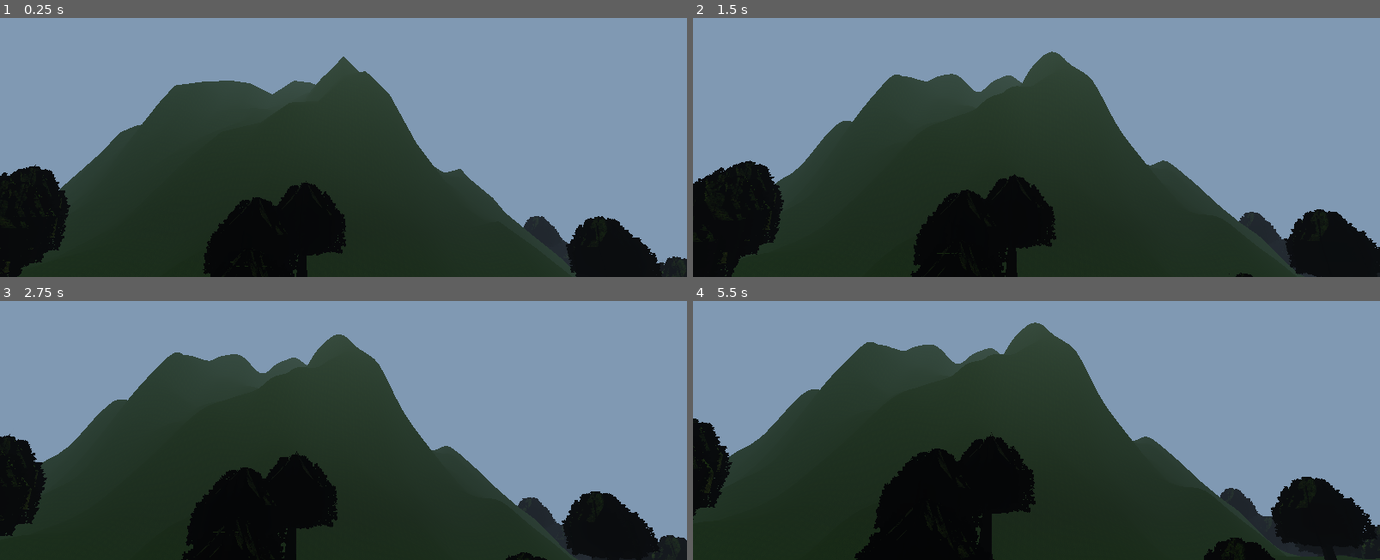
Above: before the commit, frames 1-4 (two rows, left to right).
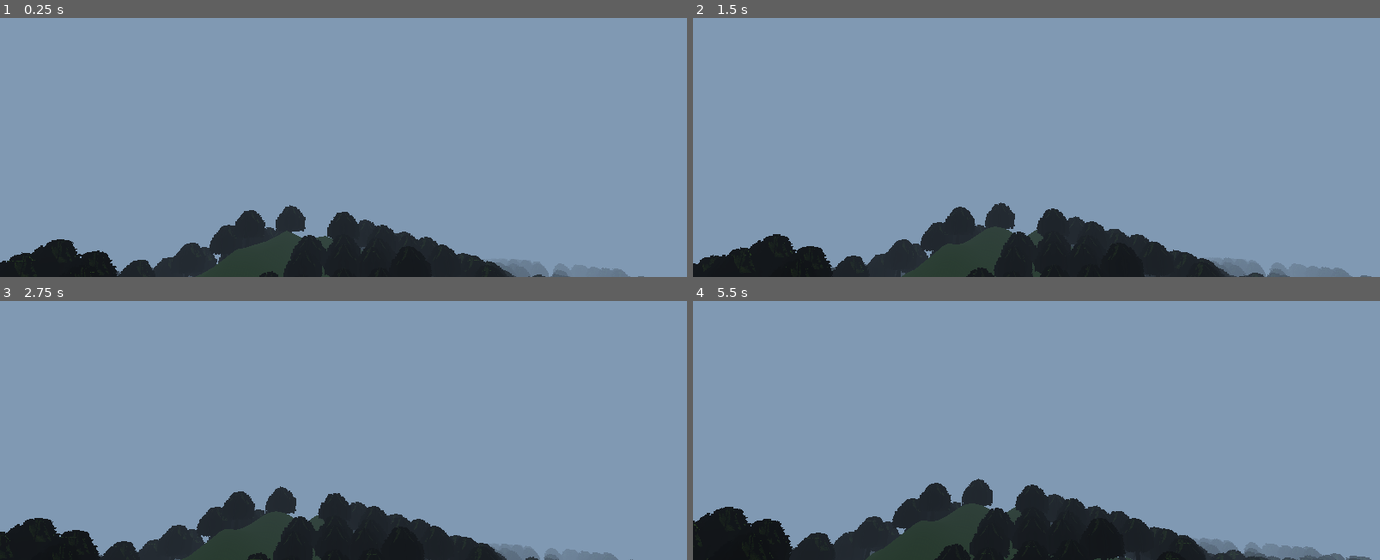
Above: after the commit, the same moments.

Repository: itaden1/webRPG
Game: Godot game, scene res://Scenes/World.tscn
Two runs of this game, one before a commit and one after it. Both use one fixed random seed, a clock stepped at 60 frames per second and the inputs below. The project has no main scene, so this scene is started directly.
Inputs (mouse positions are in pixels of both pictures, inside the frame that each line leads up to):
- Up to frame 1 (0.25 s): no input
- Up to frame 2 (1.5 s): move the mouse to (1070, 74) at 0.52 s; hold F 0.53-1.28 s; hold W from 0.53 s (still down); tap Space at 0.77 s; move the mouse to (1002, 77) at 1.27 s; tap F at 1.35 s
- Up to frame 3 (2.75 s): keep holding W; tap Space at 1.52 s; move the mouse to (357, 352) at 2.02 s; hold F from 2.03 s (still down)
- Up to frame 4 (5.5 s): keep holding W; move the mouse to (1029, 365) at 2.77 s; release F at 2.78 s; tap F at 2.85, 4.35 s; tap Space at 3.02, 3.77, 4.52 s; move the mouse to (1084, 363) at 3.52 s; hold F 3.53-4.28 s; move the mouse to (981, 355) at 4.27 s; move the mouse to (1043, 360) at 5.02 s; hold F from 5.03 s (still down)

The runs differ from the first frame. In frame 1, 42% of the frame differs, in the area x 0-100%, y 14-100%; in frame 2, 44%; in frame 3, 45%; in frame 4, 48%, in the area x 0-100%, y 8-100%.

Commit message:
seed function

Diff:
--- a/Scripts/Generators/TerrainGenerator.gd
+++ b/Scripts/Generators/TerrainGenerator.gd
@@ -2,7 +2,7 @@
 
 
 var mesh_inst_scene = preload("res://Scenes/WorldChunk.tscn")
-var tree_spawner_scene = preload("res://Scenes/TreeSpawner.tscn")
+var tree_scene = preload("res://Scenes/Tree01.tscn")
 
 const OCEAN_LEVEL = 0.35
 const TREE_LINE = 0.45
@@ -21,18 +21,24 @@
 onready var player: KinematicBody = get_node("Player")
 
 var hill_noise := OpenSimplexNoise.new()
-var RNG := RandomNumberGenerator.new()
 
-# Called when the node enters the scene tree for the first time.
+var generation_thread: Thread
+
+var instanced_tiles = {}
+
+func generation_thread_method():
+
+	pass
+
 func _ready():
-	RNG.randomize()
-	hill_noise.seed = RNG.randi()
+
+	hill_noise.seed = Rng.get_random_int()
 	hill_noise.octaves = 6
 	hill_noise.period = 3100.0
 	hill_noise.persistence = 0.5
 
 	var biome_noise := OpenSimplexNoise.new()
-	biome_noise.seed = randi()
+	biome_noise.seed = Rng.get_random_int()
 	biome_noise.octaves = 4
 	biome_noise.period = 500.0
 	biome_noise.persistence = 0.8
@@ -63,22 +69,23 @@
 			mesh_inst.material_override = material
 
 			# place some trees
-			var tree_spacing := 200.0
+			var tree_spacing := 130.0
 			var tree_line = modify_land_height(TREE_LINE)
 			var ocean_line = modify_land_height(OCEAN_LEVEL + 0.001)
-			for i in range(3):
-				for l in range(3):
-					var position_x : float = x * chunk_size.x + i * rand_range(0, tree_spacing-50)
-					var position_y : float = y * chunk_size.y + l * rand_range(0, tree_spacing-50)
+			for i in range(4):
+				for l in range(4):
+					# TODO use the rng singleton and seed to reproduce results
+					var position_x : float = x * chunk_size.x + i * rand_range(tree_spacing-20, tree_spacing+20)
+					var position_y : float = y * chunk_size.y + l * rand_range(tree_spacing-20, tree_spacing+20)
 					if biome_noise.get_noise_3d(position_x, 0, position_y) > 0.0:
 
 						var e = get_reshaped_elevation(position_x, position_y)
 						if e > ocean_line and e < tree_line:
-							var tree_spawner = tree_spawner_scene.instance()
-							add_child(tree_spawner)
-							tree_spawner.global_transform.origin.x = position_x
-							tree_spawner.global_transform.origin.z = position_y
-							tree_spawner.global_transform.origin.y = e
+							var tree = tree_scene.instance()
+							add_child(tree)
+							tree.global_transform.origin.x = position_x
+							tree.global_transform.origin.z = position_y
+							tree.global_transform.origin.y = e
 
 
 	GameEvents.emit_signal("terrain_generation_complete")
--- /dev/null
+++ b/Scripts/Singletons/RNG.gd
@@ -0,0 +1,21 @@
+extends Node
+
+var random_number_generator = RandomNumberGenerator.new()
+var _seed: String = 'super_duper'
+var intialised: bool = false
+
+func _ready():
+	pass # Replace with function body.
+
+func get_random_int() -> int:
+	if not intialised:
+		if _seed == '0':
+			random_number_generator.randomize()
+		else:
+			random_number_generator.seed = hash(_seed)
+		intialised = true
+	return random_number_generator.randi()
+
+
+func set_seed(value: String):
+	_seed = value
--- a/project.godot
+++ b/project.godot
@@ -16,6 +16,7 @@
 [autoload]
 
 GameEvents="*res://Scripts/Singletons/GameEvents.gd"
+Rng="*res://Scripts/Singletons/RNG.gd"
 
 [gui]
 
